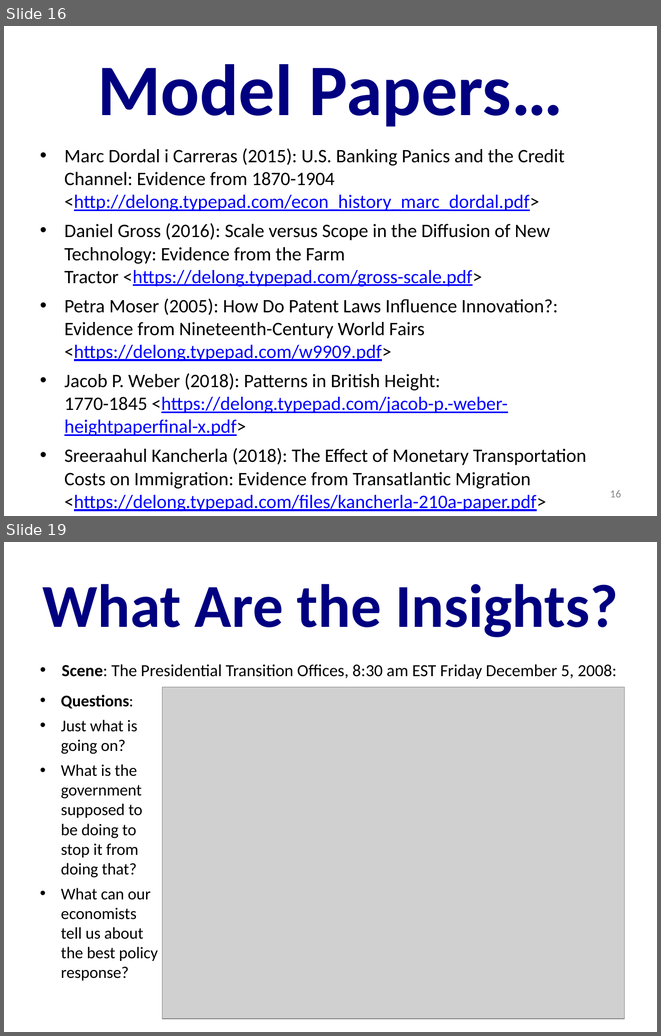
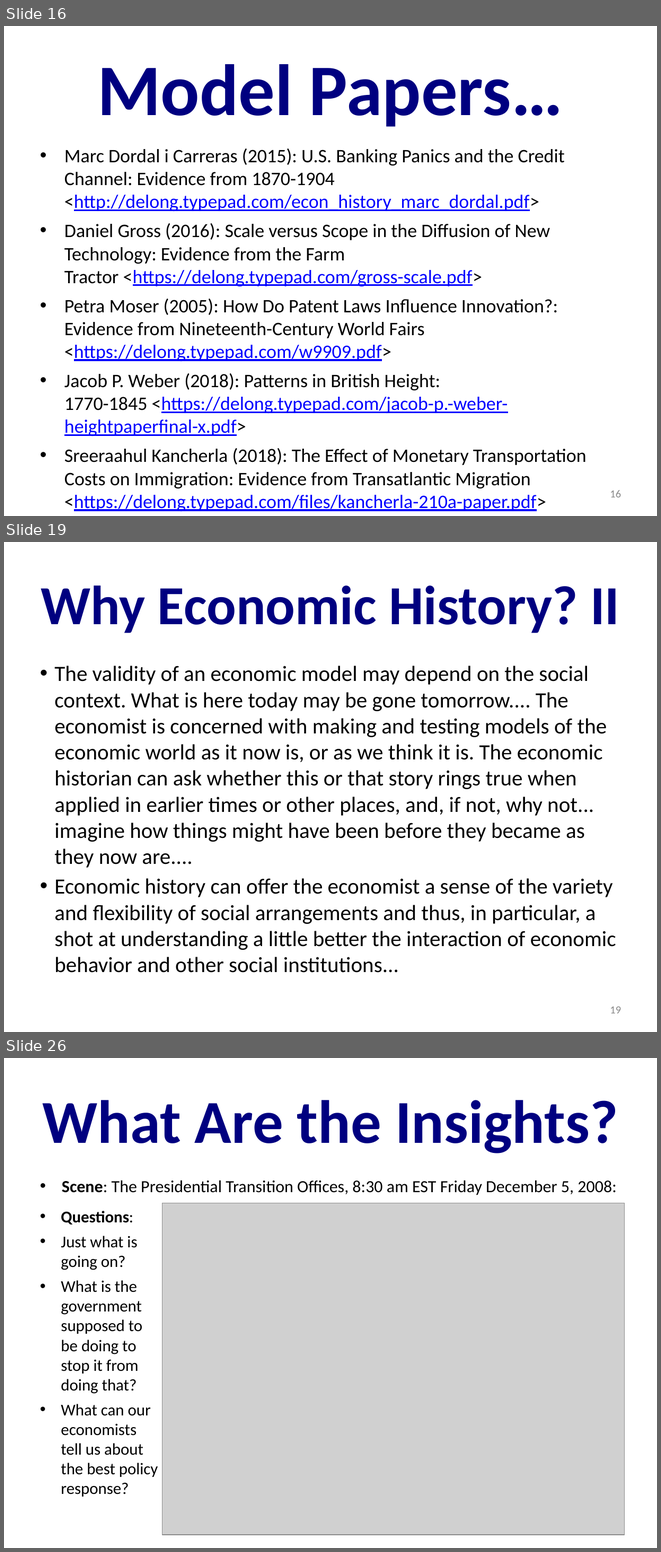
Before and after one commit to DavidLJ/public-files, a slide deck: econ-210a-lecture-1a.pptx. Shown one above the other, each under a label of ours: slides 16 and 19 before the commit, slides 16, 19 and 26 after it; the slides between them are not shown. The pictures are 661x1036 and 661x1552 pixels, drawn with LibreOffice and Linux fonts; fonts in the diff are those of the drawing; grey boxes stand for pictures. Boxes give left, top, right and bottom in pixels: in the first picture for what was removed or moved away, otherwise in the second. Text is boxed around its words. In the diff, an @@ line names an element or a change of style, - is before the commit and + after.

```diff
--- a/econ-210a-lecture-1a.pptx
+++ b/econ-210a-lecture-1a.pptx
@@ slide 19 added at (x1=4, y1=542, x2=657, y2=1032), background #FFFFFF @@
@@ title added at (x1=41, y1=585, x2=619, y2=633), 60.7 pt, text #000080, bold @@
+Why Economic History? II
@@ text added at (x1=54, y1=665, x2=616, y2=972), 24 pt, text #000000 @@
+• The validity of an economic model may depend on the social context. What is here today may be gone tomorrow.... The economist is concerned with making and testing models of the economic world as it now is, or as we think it is. The economic historian can ask whether this or that story rings true when applied in earlier times or other places, and, if not, why not... imagine how things might have been before they became as they now are....
+• Economic history can offer the economist a sense of the variety and flexibility of social arrangements and thus, in particular, a shot at understanding a little better the interaction of economic behavior and other social institutions...
@@ page number added at (x1=610, y1=1006, x2=621, y2=1013), 12 pt, text #898989 @@
+19
@@ what was slide 19 is now slide 26 @@
```
Also in this commit, not shown: 9 slides changed, 8 other slides added, 5 other files.
